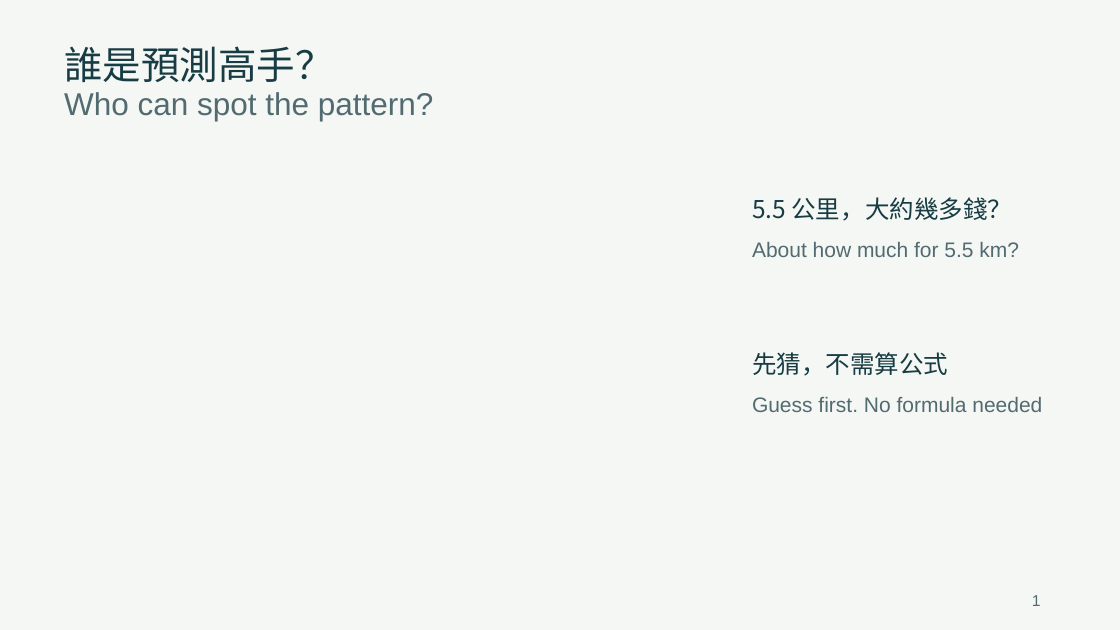
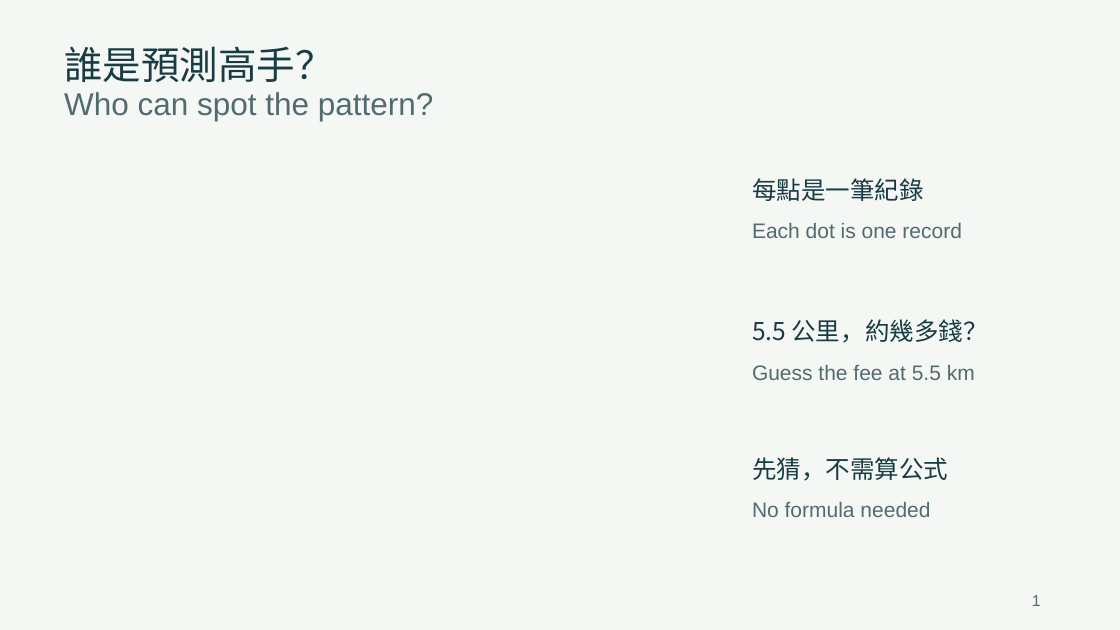
Before and after one commit to GordanY/f2-linear-regression, a slide deck: slide 1 of teacher-slides.pptx. Drawn at 1120x630 pixels with LibreOffice and Linux fonts; fonts in the diff are those of the drawing. Boxes give left, top, right and bottom in pixels: in the first picture for what was removed or moved away, otherwise in the second. Text is boxed around its words. In the diff, an @@ line names an element or a change of style, - is before the commit and + after.

```diff
--- a/teacher-slides.pptx
+++ b/teacher-slides.pptx
@@ text added at bbox=[752, 178, 924, 201], 21 pt, text #173C43 @@
+每點是一筆紀錄
@@ text added at bbox=[752, 223, 961, 238], 18 pt, text #526B70 @@
+Each dot is one record
@@ text removed at bbox=[752, 242, 1019, 257] @@
-About how much for 5.5 km?
@@ text at bbox=[752, 319, 988, 343]: text changed @@
-5.5 公里，大約幾多錢？
+5.5 公里，約幾多錢？
@@ text added at bbox=[752, 365, 975, 380], 18 pt, text #526B70 @@
+Guess the fee at 5.5 km
@@ text "先猜，不需算公式": place and size @@
-text "先猜，不需算公式" at bbox=[752, 352, 948, 376]
+text "先猜，不需算公式" at bbox=[752, 457, 948, 481]
@@ text at bbox=[752, 502, 930, 517]: text changed @@
-Guess first. No formula needed
+No formula needed
```
Also in this commit, not shown: 9 other slides changed, 13 other files.
